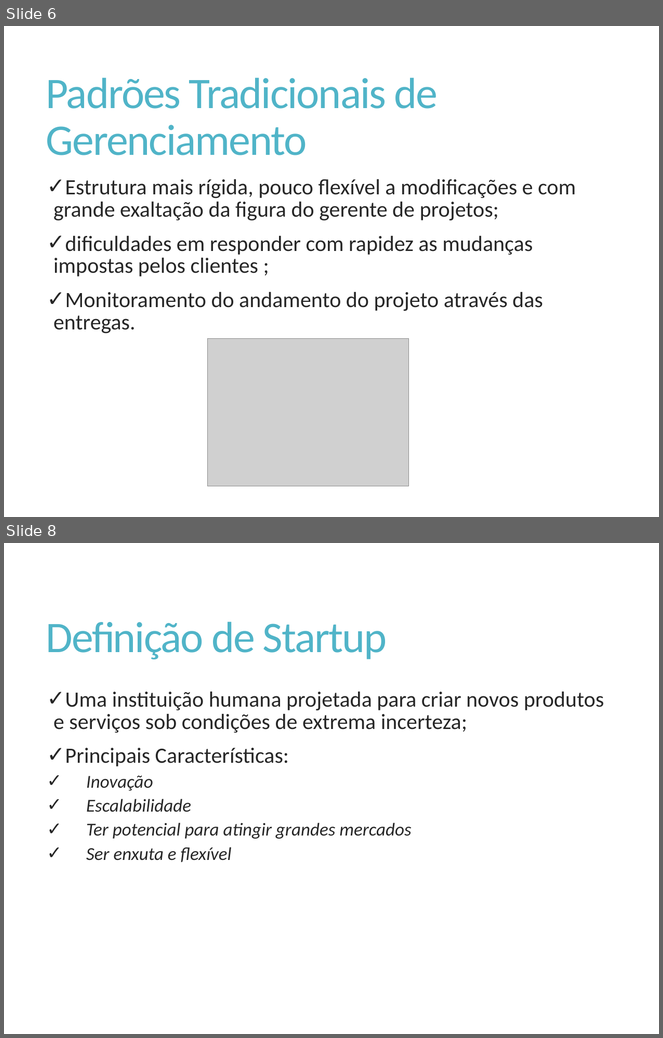
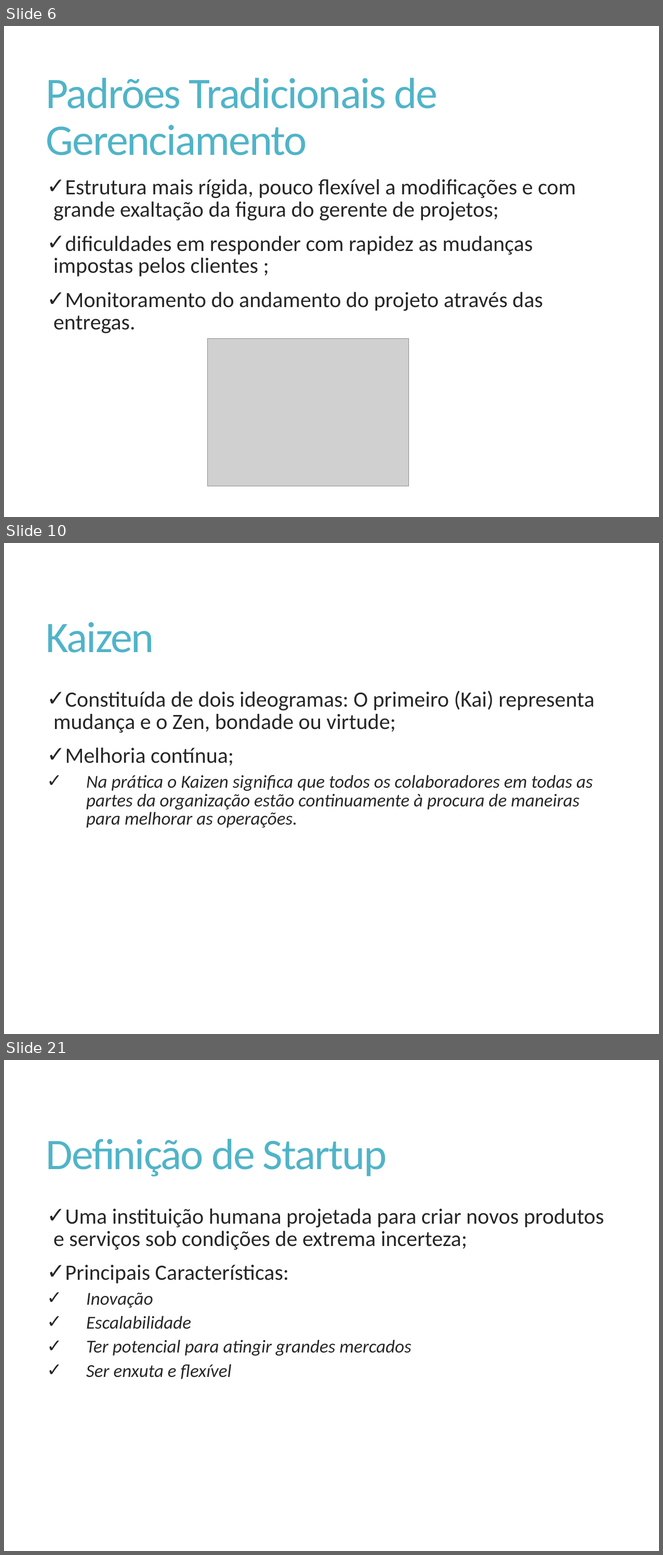
Before and after one commit to Elton-Garbin/TCC-2016, a slide deck: StartIdea/StartIdea.Docs/Apresentacao.pptx. Shown one above the other, each under a label of ours: slides 6 and 8 before the commit, slides 6, 10 and 21 after it; the slides between them are not shown. The pictures are 663x1038 and 663x1555 pixels, drawn with LibreOffice and Linux fonts; fonts in the diff are those of the drawing; grey boxes stand for pictures. Boxes give left, top, right and bottom in pixels: in the first picture for what was removed or moved away, otherwise in the second. Text is boxed around its words. In the diff, an @@ line names an element or a change of style, - is before the commit and + after.

```diff
--- a/StartIdea/StartIdea.Docs/Apresentacao.pptx
+++ b/StartIdea/StartIdea.Docs/Apresentacao.pptx
@@ slide 10 added at [4,543,659,1034], background #FFFFFF @@
@@ title added at [46,622,154,653], 48 pt, text #50B4C8 @@
+Kaizen
@@ text added at [53,691,595,828], 20 pt, text #262626, italic @@
+✓ Constituída de dois ideogramas: O primeiro (Kai) representa mudança e o Zen, bondade ou virtude;
+✓ Melhoria contínua;
+    ✓ Na prática o Kaizen significa que todos os colaboradores em todas as partes da organização estão continuamente à procura de maneiras para melhorar as operações.
@@ what was slide 8 is now slide 21 @@
```
Also in this commit, not shown: 2 slides changed, 12 other slides added.
